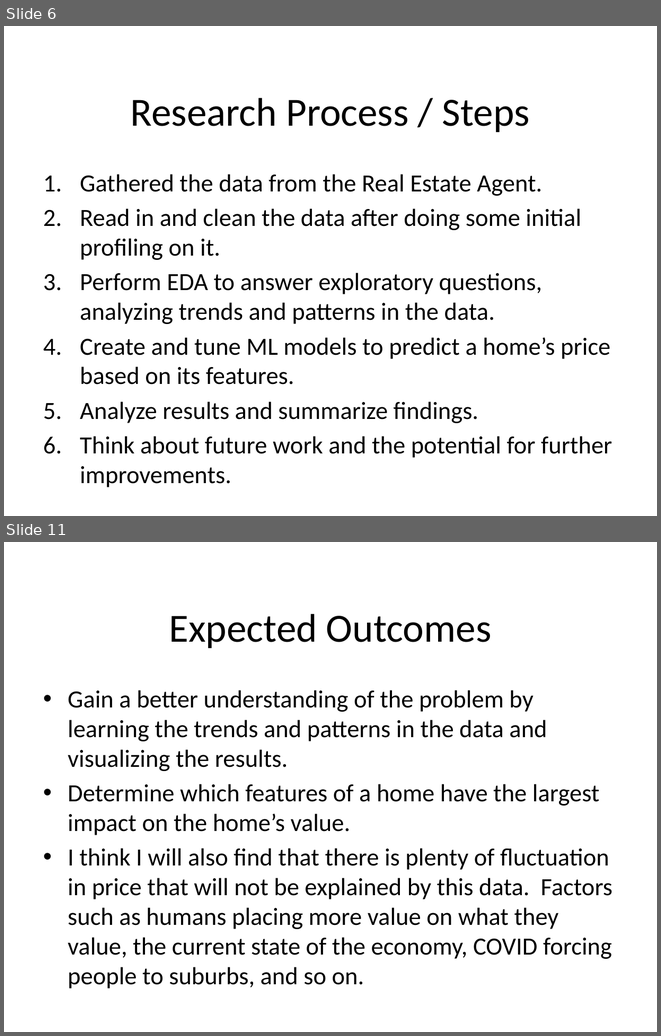
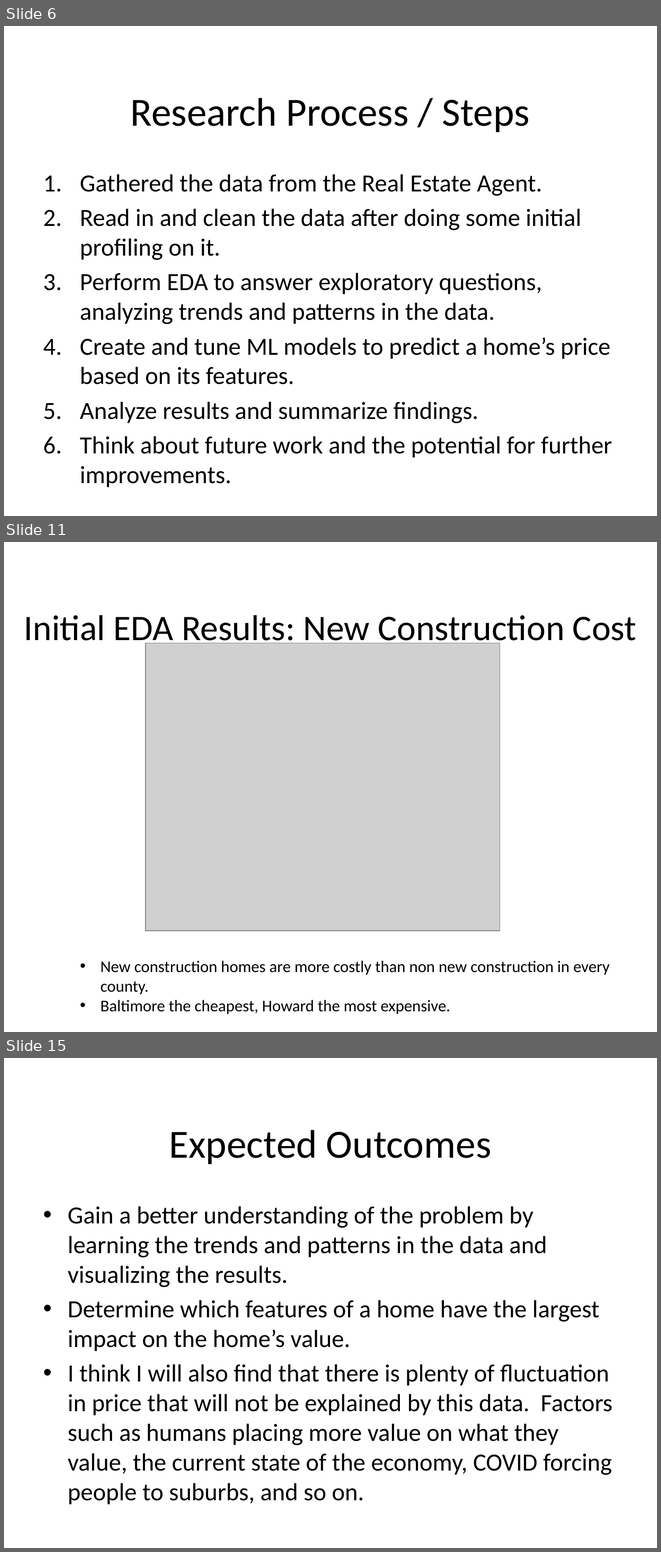
Before and after one commit to DATA-606-SPRING-2022/Zach_DATA606, a slide deck: Presentations/EDA_Presentation.pptx. Shown one above the other, each under a label of ours: slides 6 and 11 before the commit, slides 6, 11 and 15 after it; the slides between them are not shown. The pictures are 661x1036 and 661x1552 pixels, drawn with LibreOffice and Linux fonts; fonts in the diff are those of the drawing; grey boxes stand for pictures; background and template pictures are left out. Boxes give left, top, right and bottom in pixels: in the first picture for what was removed or moved away, otherwise in the second. Text is boxed around its words. In the diff, an @@ line names an element or a change of style, - is before the commit and + after.

```diff
--- a/Presentations/EDA_Presentation.pptx
+++ b/Presentations/EDA_Presentation.pptx
@@ slide 11 added at <box>4,542,657,1032</box>, background #FFFFFF @@
@@ title added at <box>24,615,636,649</box>, 39.6 pt, text #000000 @@
+Initial EDA Results: New Construction Cost
@@ picture added at <box>146,643,500,930</box> @@
@@ text added at <box>100,960,610,1014</box>, 18 pt, text #000000 @@
+• New construction homes are more costly than non new construction in every county.
+• Baltimore the cheapest, Howard the most expensive.
@@ what was slide 11 is now slide 15 @@
```
Also in this commit, not shown: 4 slides changed, 3 other slides added, 4 other files.
